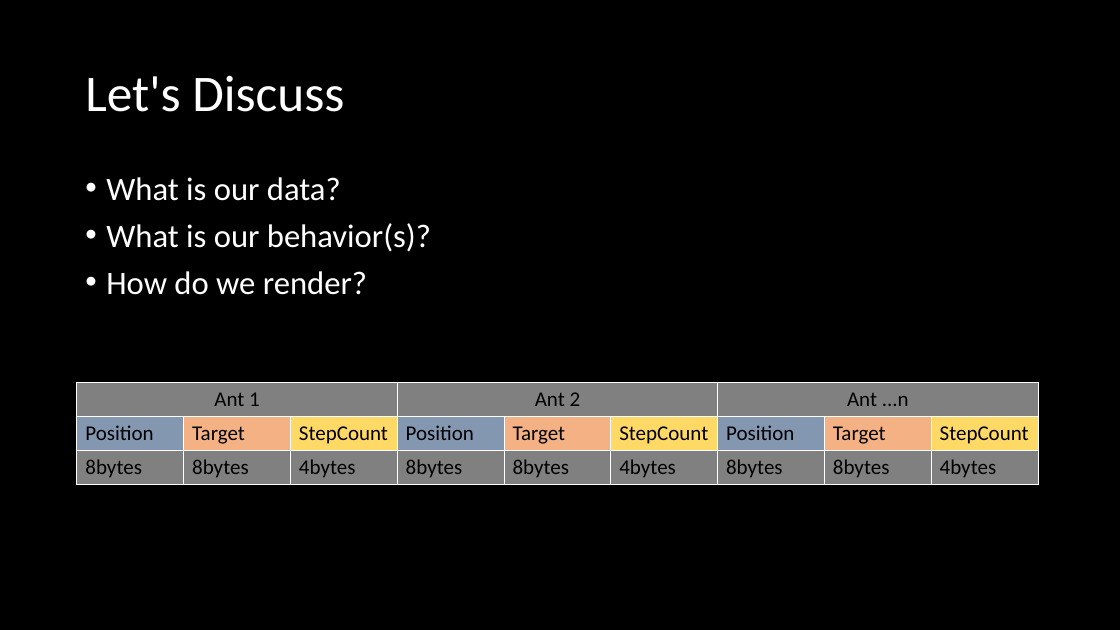
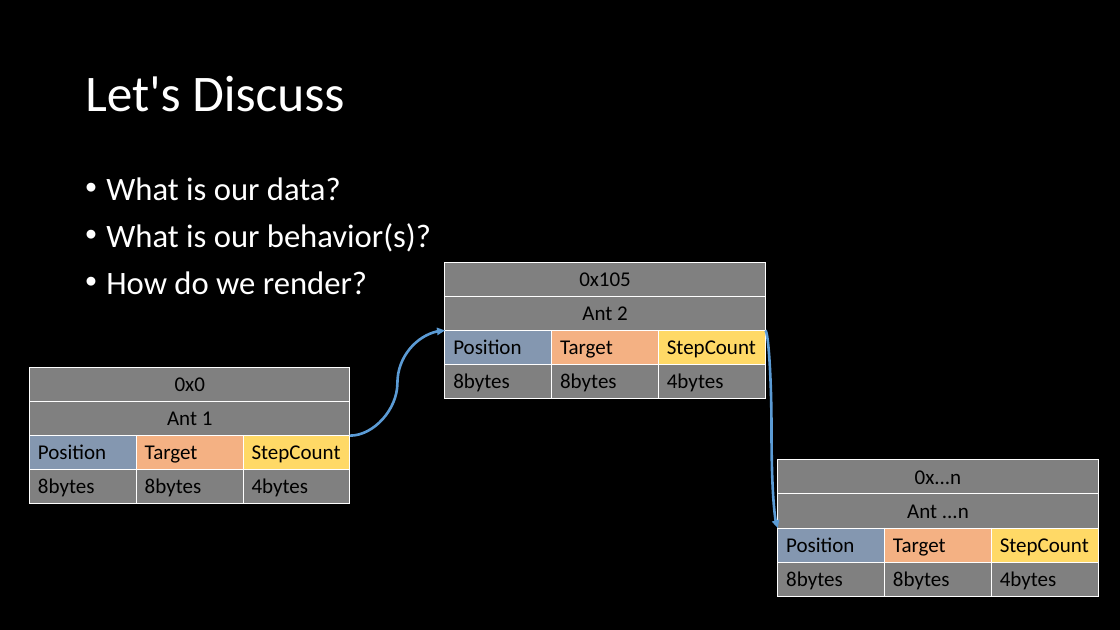
Before and after one commit to omidshahbazi/DODSample, a slide deck: slide 4 of Presentation/Presentation.pptx. Drawn at 1120x630 pixels with LibreOffice and Linux fonts; fonts in the diff are those of the drawing. Boxes give left, top, right and bottom in pixels: in the first picture for what was removed or moved away, otherwise in the second. Text is boxed around its words. In the diff, an @@ line names an element or a change of style, - is before the commit and + after.

```diff
--- a/Presentation/Presentation.pptx
+++ b/Presentation/Presentation.pptx
@@ table added at (445, 262, 765, 398), 4 rows, 3 columns @@
+0x105 |  | 
+Ant 2 |  | 
+Position | Target | StepCount
+8bytes | 8bytes | 4bytes
@@ curved arrow added from (350, 436) to (445, 331), #5B9BD5 2.25 pt @@
@@ curved arrow added from (765, 331) to (778, 528), #5B9BD5 2.25 pt @@
@@ table at (29, 368, 350, 504) @@
-Ant 1 |  |  | Ant 2 |  |  | Ant ...n |  | 
-Position | Target | StepCount | Position | Target | StepCount | Position | Target | StepCount
-8bytes | 8bytes | 4bytes | 8bytes | 8bytes | 4bytes | 8bytes | 8bytes | 4bytes
+0x0 |  | 
+Ant 1 |  | 
+Position | Target | StepCount
+8bytes | 8bytes | 4bytes
@@ table: place and size @@
-table at (77, 383, 1038, 486)
+table at (29, 368, 350, 504)
@@ table added at (778, 460, 1098, 596), 4 rows, 3 columns @@
+0x...n |  | 
+Ant ...n |  | 
+Position | Target | StepCount
+8bytes | 8bytes | 4bytes
```
Also in this commit, not shown: 4 other slides changed, 3 other files.
